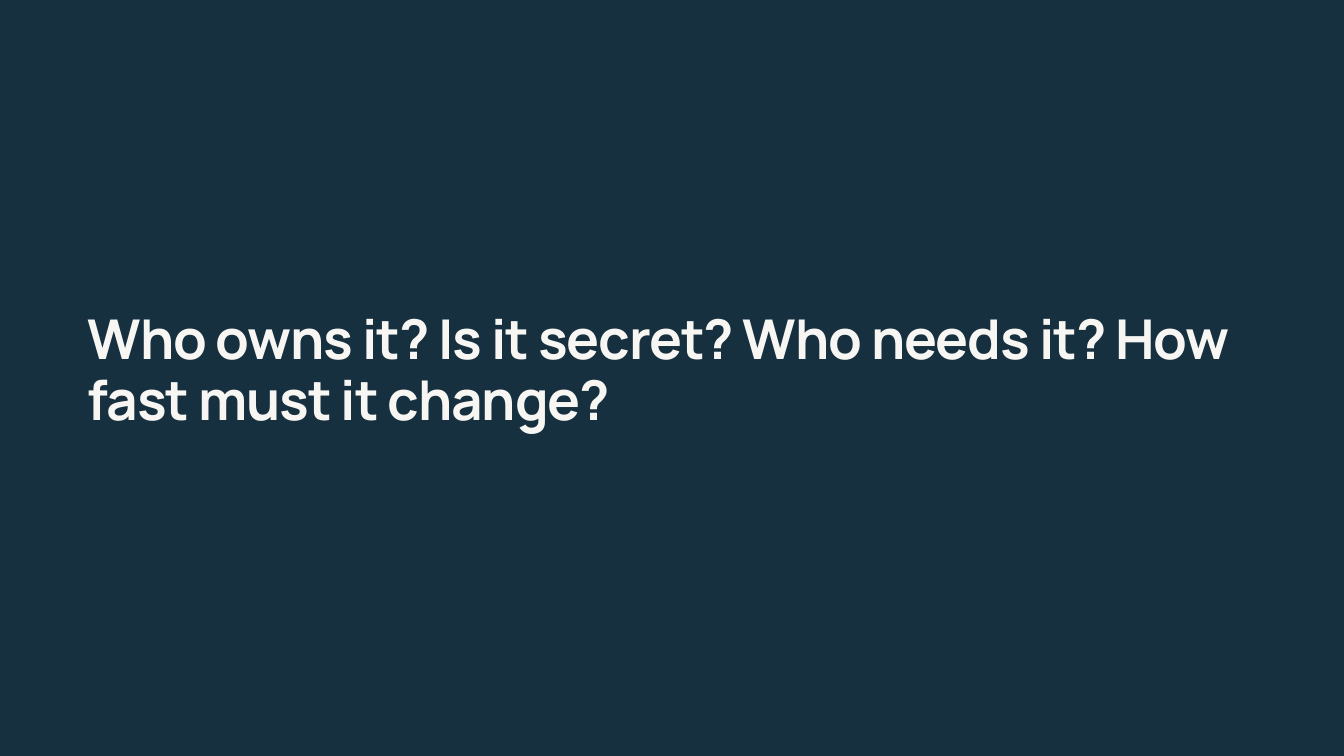
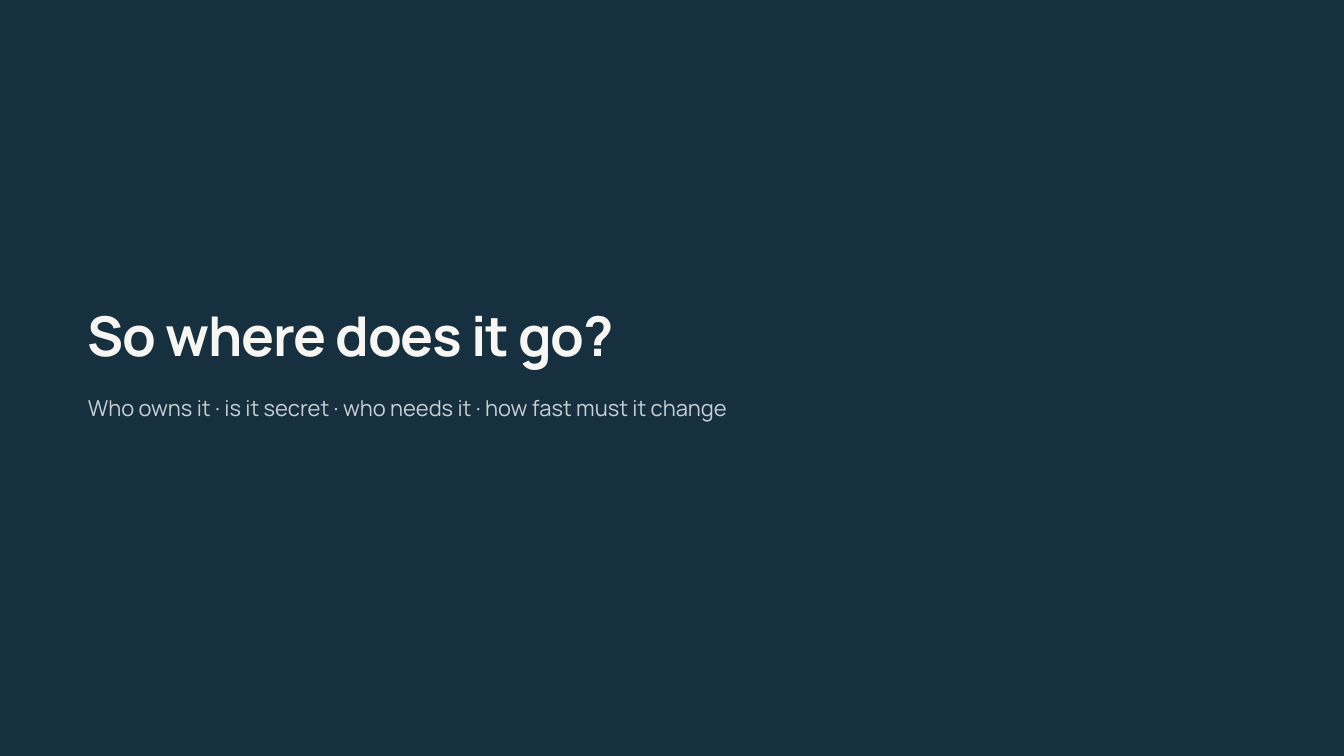
Before and after one commit to 1kevgriff/modern-dotnet-configuration, a slide deck: slide 54 of slides/modern-dotnet-configuration.pptx (slide 56 before the commit). Drawn at 1344x756 pixels with LibreOffice and Linux fonts; fonts in the diff are those of the drawing. Boxes give left, top, right and bottom in pixels: in the first picture for what was removed or moved away, otherwise in the second. Text is boxed around its words. In the diff, an @@ line names an element or a change of style, - is before the commit and + after.

```diff
--- a/slides/modern-dotnet-configuration.pptx
+++ b/slides/modern-dotnet-configuration.pptx
@@ text added at [88, 315, 614, 370], 30 pt, text #F7F6F3, bold @@
+So where does it go?
@@ text at [88, 400, 727, 422]: text changed; size 30 to 12 pt; text colour #F7F6F3 to #C7D0D4; bold off @@
-Who owns it? Is it secret? Who needs it? How fast must it change?
+Who owns it · is it secret · who needs it · how fast must it change
```
Also in this commit, not shown: 10 other slides changed, 3 slides added, 7 slides removed, 3 other files.
